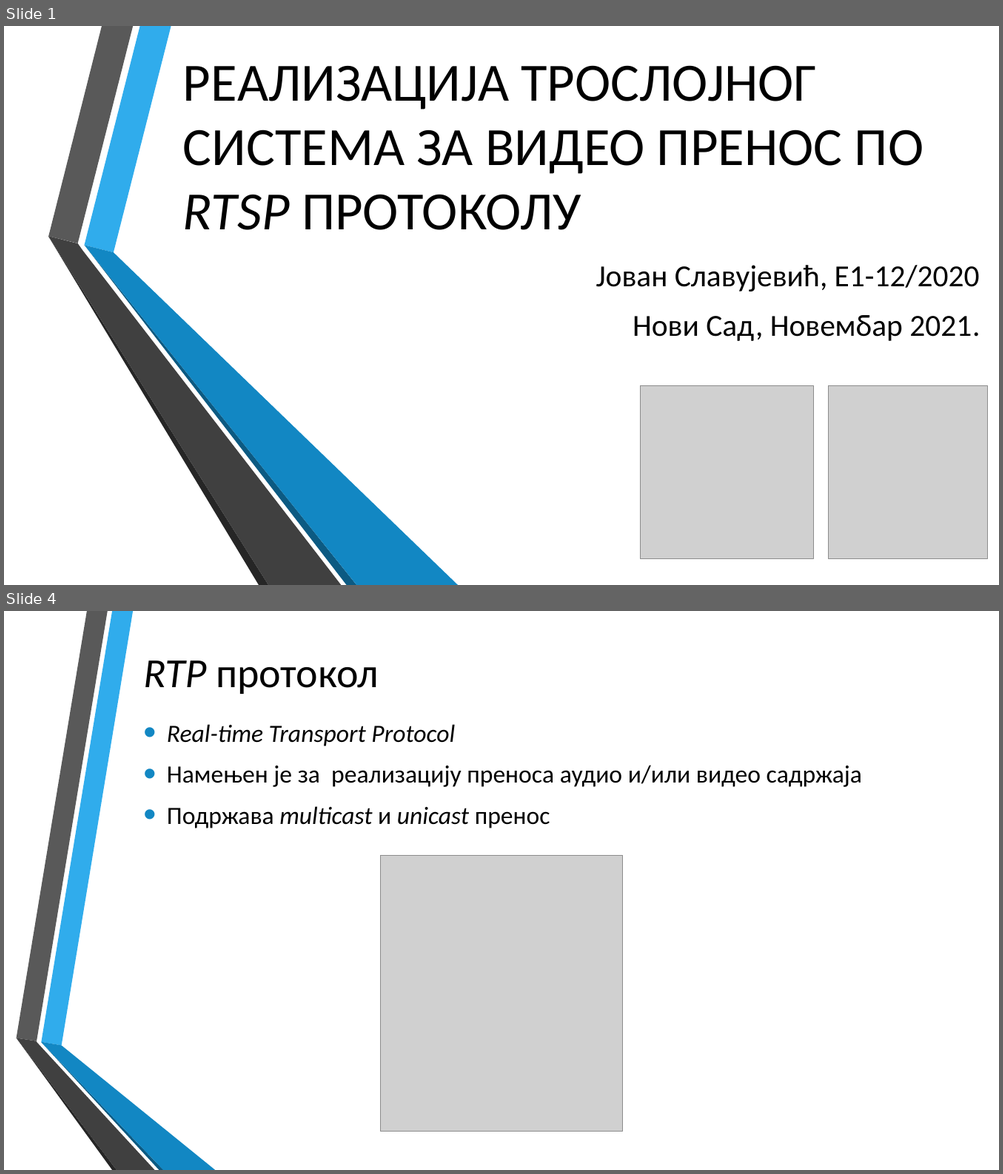
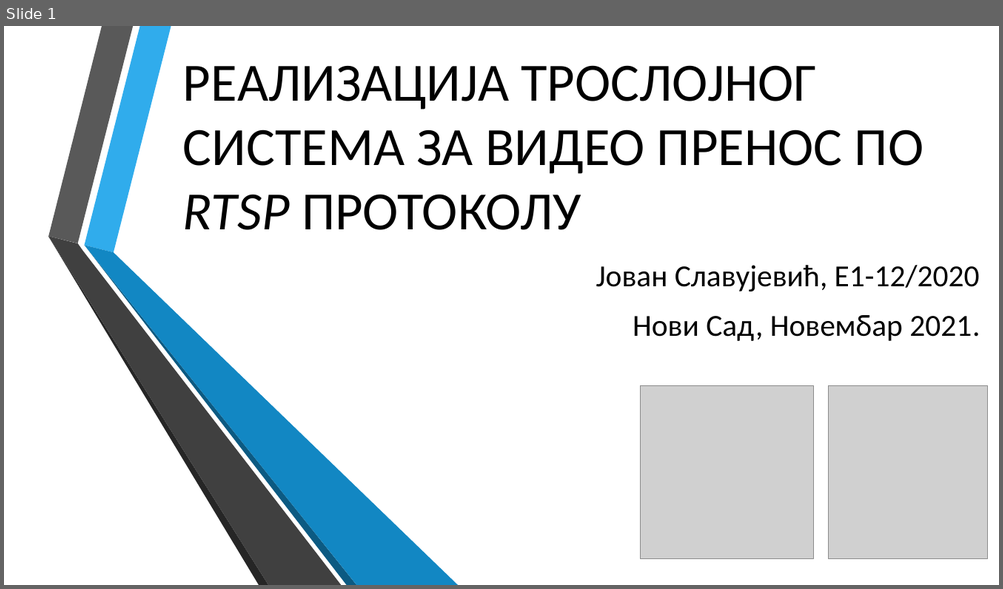
Before and after one commit to jovanSlavujevic96/MSc_RtspStreaming_Cpp, a slide deck: doc/prezentacija_master_e1-12_2020.pptx. Shown one above the other, each under a label of ours: slides 1 and 4 before the commit, slide 1 after it; the slides between them are not shown. The pictures are 1003x1174 and 1003x589 pixels, drawn with LibreOffice and Linux fonts; fonts in the diff are those of the drawing; grey boxes stand for pictures; background and template pictures are left out. Boxes give left, top, right and bottom in pixels: in the first picture for what was removed or moved away, otherwise in the second. Text is boxed around its words. In the diff, an @@ line names an element or a change of style, - is before the commit and + after.

```diff
--- a/doc/prezentacija_master_e1-12_2020.pptx
+++ b/doc/prezentacija_master_e1-12_2020.pptx
@@ slide 4 removed at (4, 611, 999, 1170), background picture (left out) @@
@@ title removed at (143, 661, 378, 694) @@
-RTP протокол
@@ text removed at (167, 724, 862, 829) @@
-• Real-time Transport Protocol
-• Намењен је за реализацију преноса аудио и/или видео садржаја
-• Подржава multicast и unicast пренос
@@ picture removed at (380, 856, 623, 1133) @@
@@ group removed at (16, 611, 215, 1170): 6 freeform shapes @@
```
Also in this commit, not shown: 5 slides changed, 1 slide added, 1 other slide removed, 1 other file.
